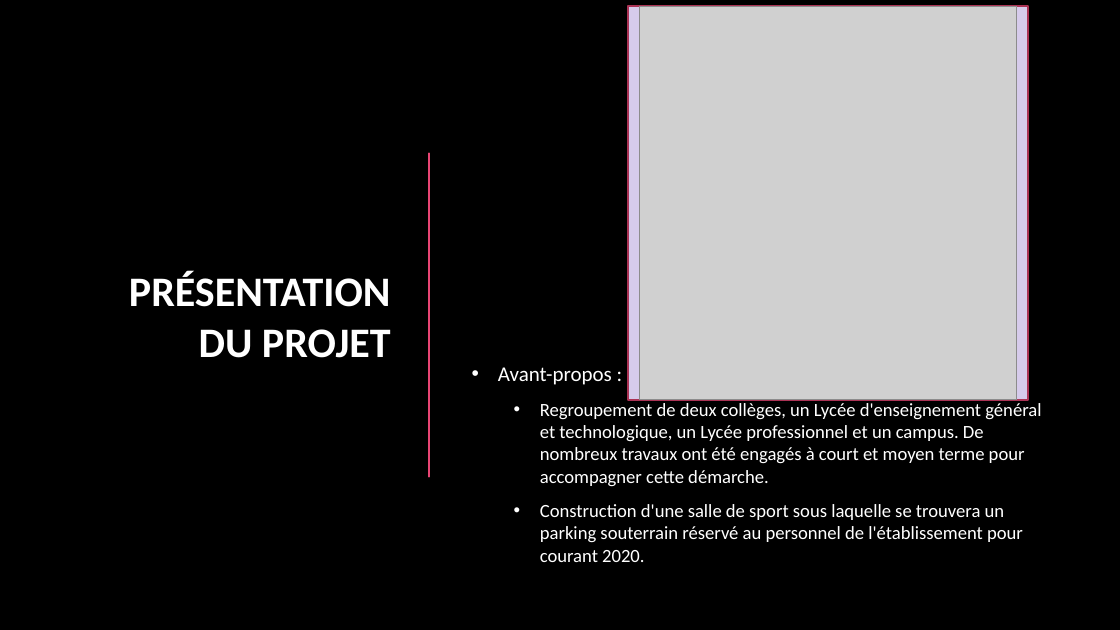
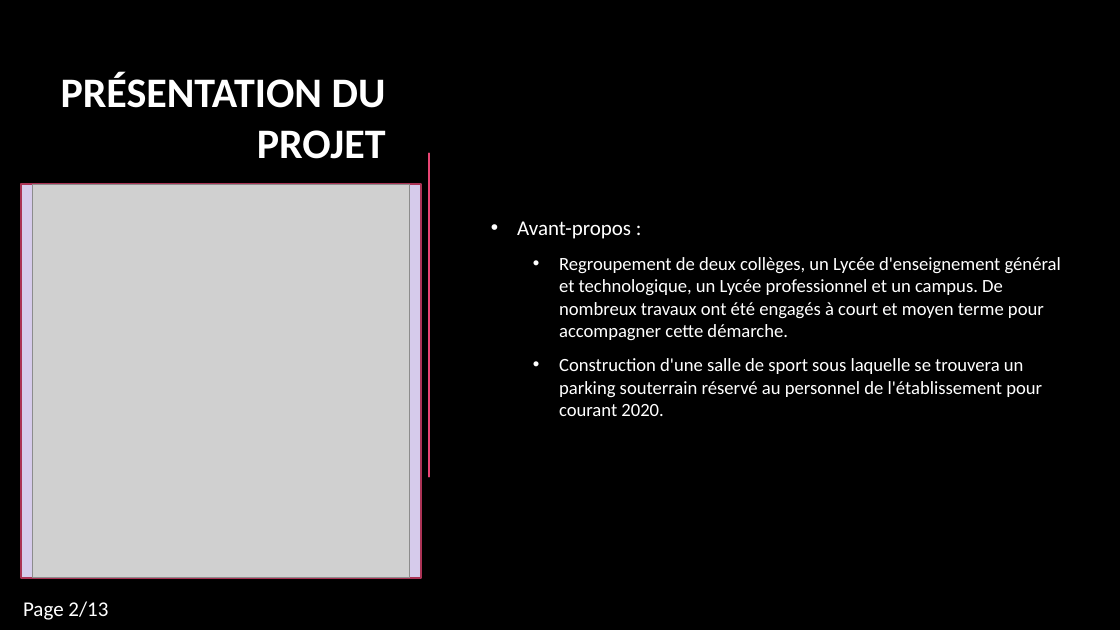
Before and after one commit to camillelahaut/SFL1-Parking-, a slide deck: slide 2 of Commun/Membres/Willy/Présentation revu de projet 1.pptx. Drawn at 1120x630 pixels with LibreOffice and Linux fonts; fonts in the diff are those of the drawing; grey boxes stand for pictures; background and template pictures are left out. Boxes give left, top, right and bottom in pixels: in the first picture for what was removed or moved away, otherwise in the second. Text is boxed around its words. In the diff, an @@ line names an element or a change of style, - is before the commit and + after.

```diff
--- a/Commun/Membres/Willy/Présentation revu de projet 1.pptx
+++ b/Commun/Membres/Willy/Présentation revu de projet 1.pptx
@@ title "PRÉSENTATION DU PROJET" rewrapped from bbox=[129, 272, 391, 358] to bbox=[61, 73, 386, 159] @@
@@ text "Avant-propos :": place and size @@
-text "Avant-propos :" at bbox=[498, 367, 1041, 562]
+text "Avant-propos :" at bbox=[517, 221, 1061, 416]
@@ rectangle: place and size @@
-rectangle at bbox=[628, 6, 1028, 400]
+rectangle at bbox=[21, 185, 421, 579]
@@ picture: place and size @@
-picture at bbox=[640, 6, 1017, 400]
+picture at bbox=[33, 185, 410, 579]
@@ text added at bbox=[23, 601, 108, 620], 18 pt, text #FFFFFF @@
+Page 2/13
```
Also in this commit, not shown: 10 other slides changed, 3 slides added, 2 slides removed.
